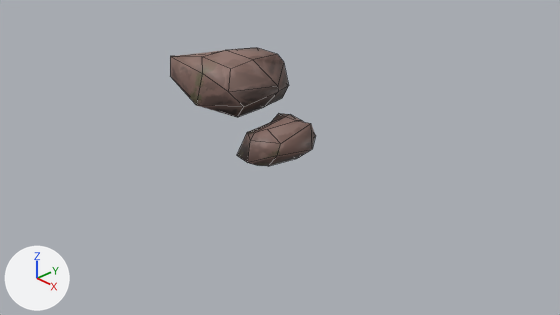
A saved change to the Blender file LowPoly_Asset_Blend/Stone1.blend.
Rendered twice from the file's camera 'Camera'. The axes (+X, +Y, +Z) are drawn at lower left. The lights are the same throughout. Mesh edges are drawn as thin lines.
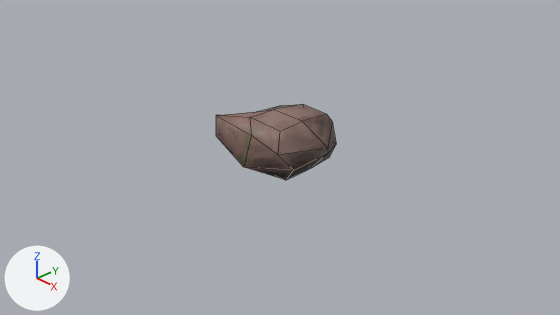
Location of each change, (x1, y1, x2, y2) in pixels of the pictures (560 x 315 px):
'Cube.001', mesh moved
    before: (170, 48, 289, 117)
    after: (216, 104, 336, 180)
'Cube', hidden (brown)
    before: (237, 113, 316, 166)

Diff of the bpy script that builds the scene:
```diff
--- a/LowPoly_Asset_Blend/Stone1.blend.py
+++ b/LowPoly_Asset_Blend/Stone1.blend.py
@@ me_cube_001 @@
 me_cube_001.from_pydata(...)  # 34 vertices, 32 faces; spans x -3.51..-0.17, y -1.64..1.53, z 1.16..2.78
 # used by ob_cube_001; location = (0.0, 0.0, 0.0); scale = (0.5, 0.5, 0.5)
+# me_cube_001 part 1: the whole mesh is moved by (1.86, 0.13, -1.32)
 me_cube_001.materials.append(mat_stone)
@@ ob_cube @@
 ob_cube.scale = (0.85, 0.85, 0.85)
+ob_cube.hide_set(True)
```
